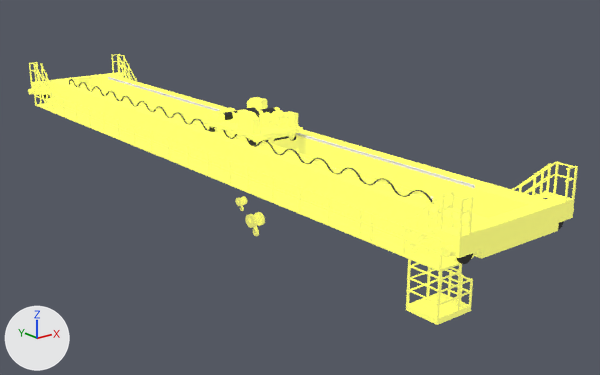
A saved change to the glTF model public/models/c_866.glb.
One viewpoint serves both versions: a 50 mm camera at (-23.8, -36.2, 15.9) aimed at (3.9, -1.6, 2.1). Arrows for +X, +Y and +Z are at lower left; the lights stay in place. The older version comes first. Vertices at exactly the same position are counted once.

Names of what the first picture shows: '1_Bay_C_866_Body'.
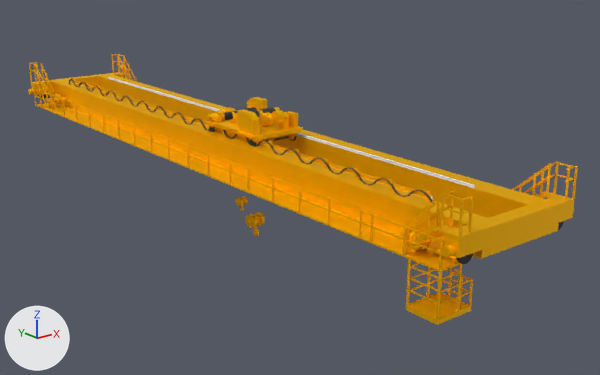
The change, as a list of edits to the scene's bpy script:
```text
Add mat_머티리얼_001:
    mat_머티리얼_001 = bpy.data.materials.new('머티리얼.001')
    # nodes: BsdfPrincipled, Mix, OutputMaterial, VertexColor
    # colours: yellow #ffc800, mixed with the vertex colours
Change me_mesh_088:
    where me_mesh_088.from_pydata(...)  # 8803 vertices, 16770 faces; spans x -2.6..4.8, y -18.4..20.8, z 0.0..7.1
    used by ob_1_bay_c_866_body; location = (0.0, 0.0, 0.0)
    me_mesh_088 part 1: all 11165 faces that had it switch from mat_15___default_002 to mat_머티리얼_001
```

Pixel boxes [x1, y1, x2, y2] of what changed, in the pictures (600 x 375 px):
part 1 of me_mesh_088, recoloured (darker)
    both: [28, 54, 578, 325]
